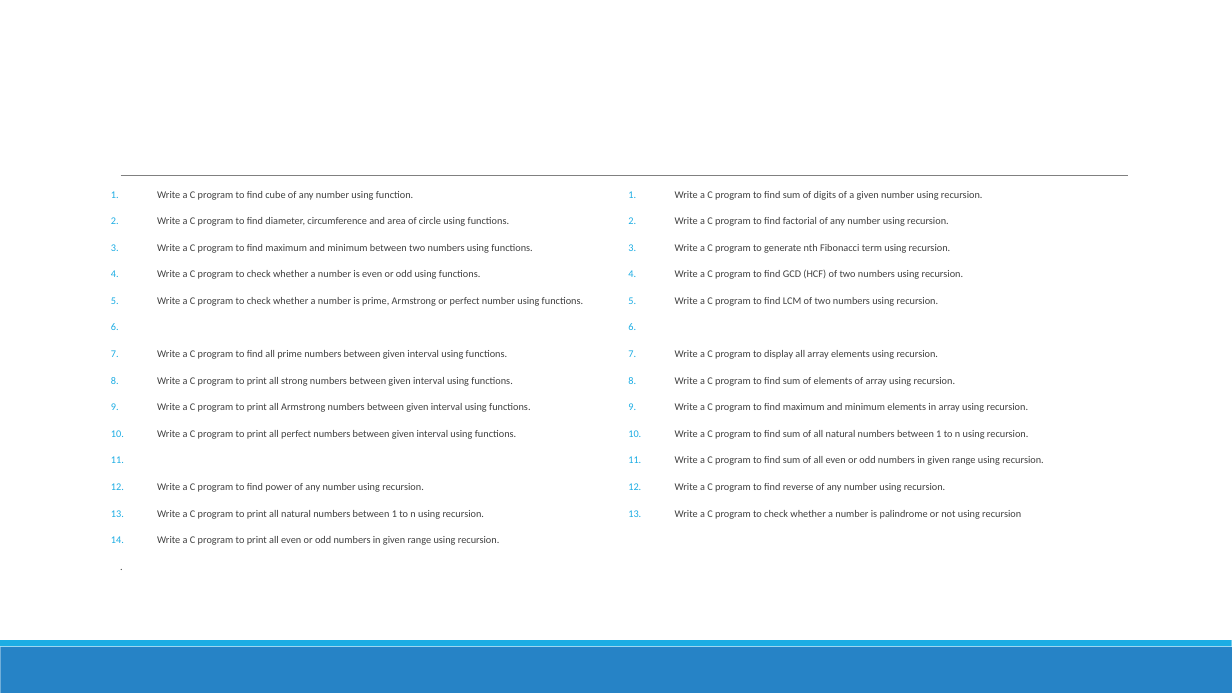
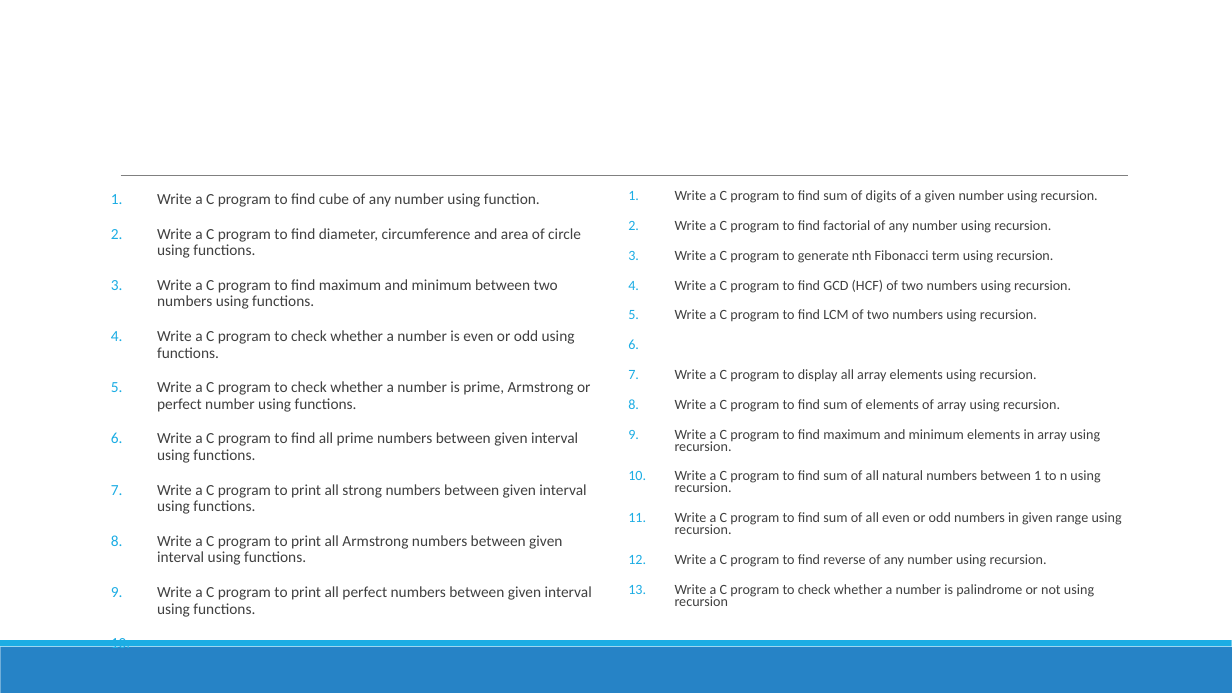
Before and after one commit to TrailBlazed/Python-Learning-Path, a slide deck: slide 6 of 3.Functions/Functions.pptx. Drawn at 1232x693 pixels with LibreOffice and Linux fonts; fonts in the diff are those of the drawing. Boxes give left, top, right and bottom in pixels: in the first picture for what was removed or moved away, otherwise in the second. Text is boxed around its words. In the diff, an @@ line names an element or a change of style, - is before the commit and + after.

```diff
--- a/3.Functions/Functions.pptx
+++ b/3.Functions/Functions.pptx
@@ text "Write a C program to ..." at (x1=157, y1=193, x2=592, y2=600): size 8 to 12 pt; line spacing 0.7 to 0.9 @@
@@ text "Write a C program to ..." at (x1=675, y1=190, x2=1122, y2=598): size 8 to 11 pt @@
@@ text at (x1=157, y1=483, x2=500, y2=545): paragraphs removed @@
-10. Write a C program to find power of any number using recursion.
-11. Write a C program to print all natural numbers between 1 to n using recursion.
-12. Write a C program to print all even or odd numbers in given range using recursion.
-  .
```
Also in this commit, not shown: 1 other slide changed, 11 other files.
